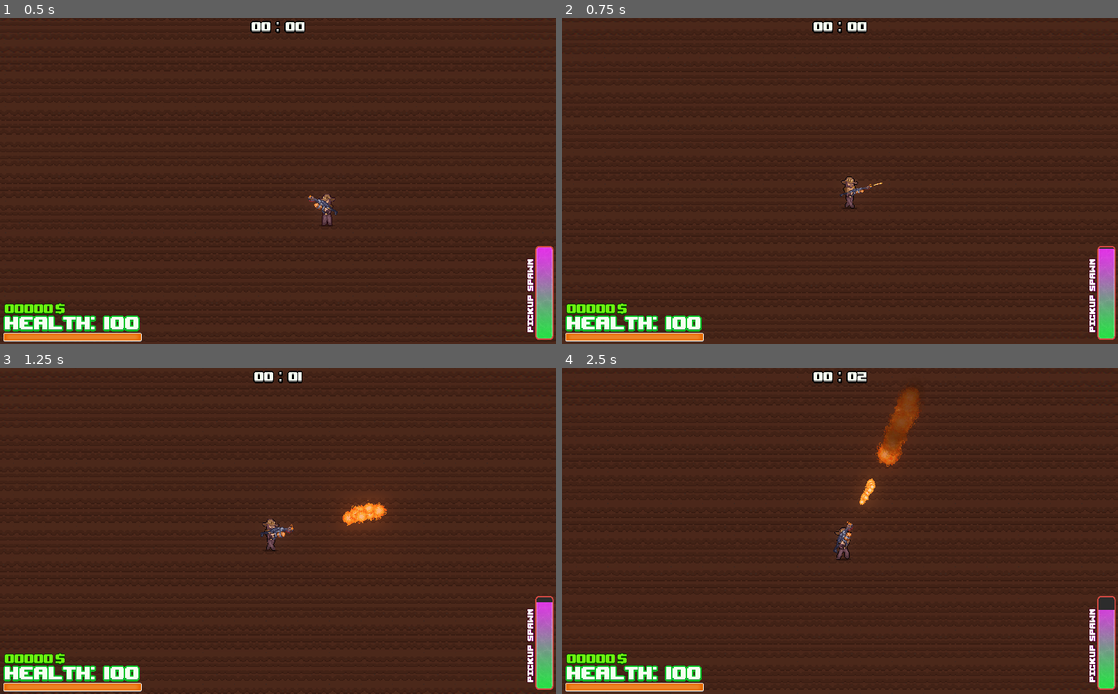
Above: before the commit, frames 1-4 (two rows, left to right).
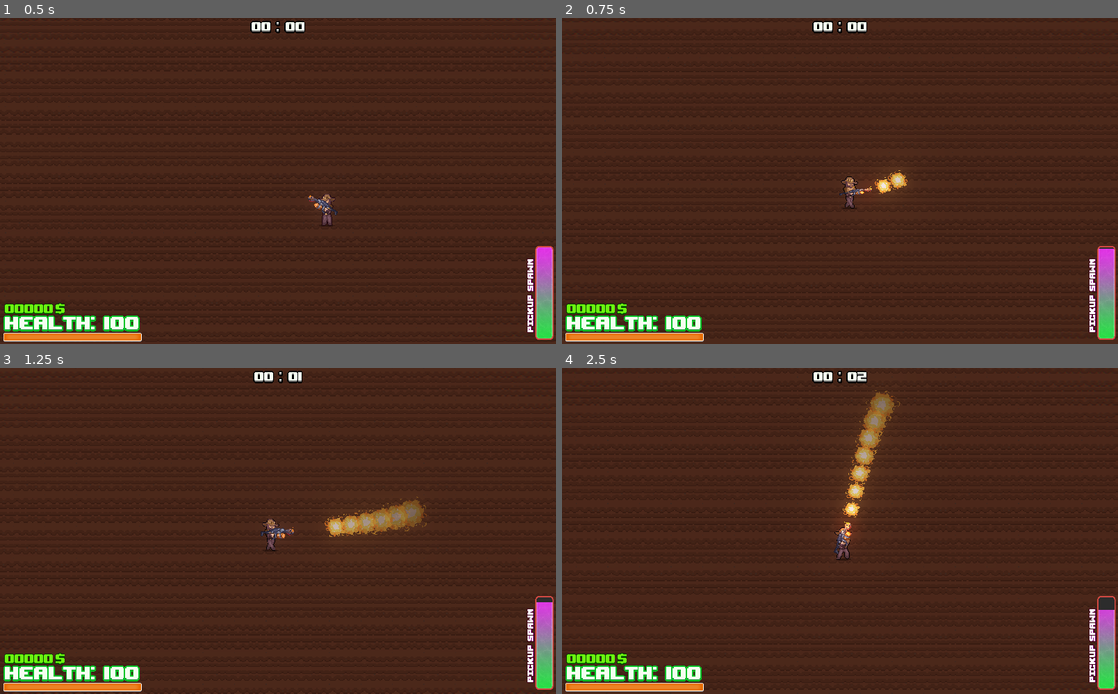
Above: after the commit, the same moments.

Repository: FoggyFella/Wild-Doom
Game: Godot game, scene res://Scenes/World.tscn
Same seed, same stepped clock (60 frames per second), same inputs: the game is played once before the commit and once after it. This scene is started directly instead of the project's main scene.
Inputs (mouse positions are in pixels of both pictures, inside the frame that each line leads up to):
- Up to frame 1 (0.5 s): no input
- Up to frame 2 (0.75 s): tap Enter (ui_accept) at 0.5 s; move the mouse to (962, 164) at 0.52 s; hold D (move_right) from 0.53 s (still down); click (962, 164) at 0.6 s
- Up to frame 3 (1.25 s): keep holding D (move_right); tap Enter (ui_accept) at 0.77 s
- Up to frame 4 (2.5 s): release D (move_right) at 1.25 s; drag from (728, 547) to (851, 527) at 1.27 s; move the mouse to (895, 459) at 2.02 s; hold D (move_right) from 2.03 s (still down); click (895, 459) at 2.1 s

Frame 1 is identical in both runs. In frame 2, 0.3% of the frame differs, in the area x 49-63%, y 46-55%; in frame 3, 1.3%; in frame 4, 2.3%, in the area x 48-65%, y 5-58%.

Commit message:
half-working flamethrower

Diff:
--- a/Scenes/Flamethrower.tscn
+++ b/Scenes/Flamethrower.tscn
@@ -1,11 +1,10 @@
-[gd_scene load_steps=18 format=2]
+[gd_scene load_steps=17 format=2]
 
 [ext_resource path="res://Assets/flamethrower in hands.png" type="Texture" id=1]
 [ext_resource path="res://Assets/flash_shader.gdshader" type="Shader" id=2]
 [ext_resource path="res://Assets/light.png" type="Texture" id=3]
-[ext_resource path="res://Assets/SFX/LargeWeaponFire.wav" type="AudioStream" id=4]
+[ext_resource path="res://Assets/SFX/Flamethrower Shot End 1 - QuickSounds.com.mp3" type="AudioStream" id=4]
 [ext_resource path="res://Scripts/Gun.gd" type="Script" id=5]
-[ext_resource path="res://Scenes/FirethrowerParticles.tscn" type="PackedScene" id=6]
 
 [sub_resource type="AtlasTexture" id=1]
 atlas = ExtResource( 1 )
@@ -88,25 +87,27 @@
 frames = SubResource( 2 )
 offset = Vector2( 65, -27.208 )
 script = ExtResource( 5 )
+should_screenshake = false
 is_a_flamethrower = true
 bullet_health = 10
-starting_damage = 1
-bullet_dissapear_after = 1.0
+starting_damage = 10
+bullet_speed = 400
+bullet_dissapear_after = 0.4
 starting_critchance = 0.0
-starting_firerate = 0.2
-max_firerate = 0.2
+starting_firerate = 0.15
+max_firerate = 0.15
 
 [node name="Position2D" type="Position2D" parent="."]
-position = Vector2( 143.644, -36.6348 )
+position = Vector2( 170.31, -36.6348 )
 scale = Vector2( 0.15, 0.15 )
 
 [node name="Light2D2" type="Light2D" parent="Position2D"]
 material = SubResource( 3 )
-position = Vector2( 0.0280762, 0 )
-scale = Vector2( 0.00101074, 17.858 )
+position = Vector2( -246.516, 0 )
+scale = Vector2( 12.5, 17.858 )
 texture = ExtResource( 3 )
 color = Color( 0.945098, 0.458824, 0.101961, 1 )
-energy = 2.0
+energy = 0.0
 range_item_cull_mask = 6
 
 [node name="shoot1" type="AudioStreamPlayer" parent="."]
@@ -123,18 +124,3 @@
 autoplay = "shoot"
 anims/RESET = SubResource( 4 )
 anims/shoot = SubResource( 5 )
-
-[node name="FlameParticles" parent="." instance=ExtResource( 6 )]
-position = Vector2( 140, -40 )
-scale = Vector2( 10, 10 )
-emitting = false
-
-[node name="FlameAffection" type="Area2D" parent="."]
-position = Vector2( 140, -37.837 )
-scale = Vector2( 1e-05, 1e-05 )
-collision_layer = 4
-collision_mask = 16
-
-[node name="Poly" type="CollisionPolygon2D" parent="FlameAffection"]
-polygon = PoolVector2Array( 0, -2.163, 773.333, -102.163, 773.333, 37.837 )
-disabled = true
--- a/Scenes/Flamethrower_bullet.tscn
+++ b/Scenes/Flamethrower_bullet.tscn
@@ -1,7 +1,6 @@
-[gd_scene load_steps=17 format=2]
+[gd_scene load_steps=14 format=2]
 
 [ext_resource path="res://Assets/fire.png" type="Texture" id=1]
-[ext_resource path="res://Scripts/Bullet_Trail.gd" type="Script" id=2]
 [ext_resource path="res://Scripts/Bullet.gd" type="Script" id=3]
 
 [sub_resource type="AtlasTexture" id=1]
@@ -45,32 +44,27 @@
 } ]
 
 [sub_resource type="RectangleShape2D" id=10]
-extents = Vector2( 4.5, 4.5 )
-
-[sub_resource type="Curve" id=11]
-_data = [ Vector2( 0, 0 ), 0.0, 0.0, 0, 0, Vector2( 1, 0.372727 ), 0.0, 0.0, 0, 0 ]
-
-[sub_resource type="Gradient" id=12]
-colors = PoolColorArray( 0.894531, 0.304492, 0.146759, 1, 0.953125, 0.716938, 0.0893555, 1 )
+extents = Vector2( 4, 4.5 )
 
 [sub_resource type="CircleShape2D" id=13]
-radius = 7.0
+radius = 5.0
 
 [node name="Bullet" type="KinematicBody2D" groups=["player_bullets"]]
+z_index = 1
 collision_layer = 4
-collision_mask = 16
+collision_mask = 0
 script = ExtResource( 3 )
 
 [node name="AnimatedSprite" type="AnimatedSprite" parent="."]
-position = Vector2( -4.76837e-07, -4.76837e-07 )
-scale = Vector2( 0.0885468, 0.0885468 )
+position = Vector2( -9.53674e-07, 9.53674e-07 )
+scale = Vector2( 0.0559921, 0.0559921 )
 frames = SubResource( 9 )
-frame = 1
+frame = 4
 speed_scale = 1.5
 playing = true
 
 [node name="CollisionShape2D" type="CollisionShape2D" parent="."]
-position = Vector2( 0.5, 0.5 )
+position = Vector2( 0, 0.5 )
 shape = SubResource( 10 )
 disabled = true
 
@@ -79,14 +73,6 @@
 scale = Vector2( 0.174269, 0.2 )
 rect = Rect2( -10.26, -10, 22.953, 20 )
 
-[node name="Line2D" type="Line2D" parent="."]
-show_behind_parent = true
-width_curve = SubResource( 11 )
-default_color = Color( 0.913725, 0.643137, 0.0627451, 1 )
-gradient = SubResource( 12 )
-script = ExtResource( 2 )
-lenght = 5.0
-
 [node name="timer_to_dissapear" type="Timer" parent="."]
 one_shot = true
 
@@ -94,9 +80,15 @@
 wait_time = 0.05
 one_shot = true
 
-[node name="Hitbox" type="Area2D" parent="."]
+[node name="FlameAffection" type="Area2D" parent="."]
 collision_layer = 4
 collision_mask = 16
 
-[node name="CollisionShape2D" type="CollisionShape2D" parent="Hitbox"]
+[node name="CollisionShape2D" type="CollisionShape2D" parent="FlameAffection"]
 shape = SubResource( 13 )
+
+[node name="Timer" type="Timer" parent="."]
+wait_time = 0.1
+
+[connection signal="timeout" from="timer_to_dissapear" to="." method="_on_timer_to_dissapear_timeout"]
+[connection signal="timeout" from="Timer" to="." method="_on_Timer_timeout"]
--- a/Scenes/Walker Enemy.tscn
+++ b/Scenes/Walker Enemy.tscn
@@ -266,6 +266,7 @@
 
 [connection signal="timeout" from="reload" to="." method="_on_reload_timeout"]
 [connection signal="timeout" from="bite_timer" to="." method="_on_bite_timer_timeout"]
+[connection signal="area_entered" from="Hitbox" to="." method="_on_Hitbox_area_entered"]
 [connection signal="area_exited" from="Hitbox" to="." method="_on_Hitbox_area_exited"]
 [connection signal="body_entered" from="Hitbox" to="." method="_on_Hitbox_body_entered"]
 [connection signal="body_exited" from="Hitbox" to="." method="_on_Hitbox_body_exited"]
--- a/Scripts/Bullet.gd
+++ b/Scripts/Bullet.gd
@@ -17,6 +17,8 @@
 var time_to_be_gone = 3
 
 func _ready():
+	if is_flamethrower:
+		$Timer.start()
 	if !is_flamethrower:
 		get_node(bullet_sprite+"Bullet").visible = true
 	percentages[0] = 1.0 - Global.stats["player_crit_chance"]
@@ -41,13 +43,21 @@
 
 func _physics_process(delta):
 	#damage = Global.stats["player_damagey"]
-	velocity += Vector2(bullet_speed*delta,0).rotated(rotation)
+	if !is_flamethrower:
+		velocity += Vector2(bullet_speed*delta,0).rotated(rotation)
+	elif is_flamethrower:
+		var tween = create_tween()
+		scale += Vector2(0.05,0.05)
+		$AnimatedSprite.rotation_degrees += rand_range(-3,3)
+		tween.tween_property(self,"modulate",Color(0,0,0,0),1.2)
+		velocity = Vector2(bullet_speed*delta,0).rotated(rotation)
 	var info = move_and_collide(velocity)
-	if is_flamethrower:
-		var enemies = $Hitbox.get_overlapping_bodies()
-		if !enemies.empty():
-			for enemy in enemies:
-				enemy.burn(5,1,5)
+#	if is_flamethrower:
+#		var enemies = $Hitbox.get_overlapping_bodies()
+#		if !enemies.empty():
+#			for enemy in enemies:
+#				enemy.take_damage(damage,false,false)
+#				enemy.burn(5,1,5)
 #	for i in get_slide_count():
 #		var collision = get_slide_collision(i)
 #		if collision.get_collider().has_method("take_damage"):
@@ -75,3 +85,8 @@
 func become_ghost():
 	$CollisionShape2D.set_deferred("disabled",true)
 	ghost = true
+
+
+func _on_Timer_timeout():
+	if damage > 5:
+		damage -= 1
--- a/Scripts/Enemy.gd
+++ b/Scripts/Enemy.gd
@@ -248,4 +248,12 @@
 
 func _on_Hitbox_area_exited(area):
 	if area.name == "FlameAffection":
-		$time_to_catch_on_fire.stop()
+		area.call_deferred("set_monitorable",true)
+		area.call_deferred("set_monitoring",true)
+
+func _on_Hitbox_area_entered(area):
+	if area.name == "FlameAffection":
+		area.call_deferred("set_monitorable",false)
+		area.call_deferred("set_monitoring",false)
+		take_damage(area.get_parent().damage,false,false)
+		burn(5,1,5)
--- a/Scripts/Gun.gd
+++ b/Scripts/Gun.gd
@@ -7,13 +7,12 @@
 var can_fire = true
 var bullet = preload("res://Scenes/Bullet.tscn")
 var flame = preload("res://Scenes/Flamethrower_bullet.tscn")
-var flame_effect = preload("res://Scenes/FirethrowerParticles.tscn")
 var rots = [0]
 var look_vec = null
 var firerate = 0.66
 var sprite_size = 0
-var is_firing = false
 
+export var should_screenshake:bool = true
 export var is_a_flamethrower:bool = false
 export var bullet_sprite:String = "Pistol"
 export var bullet_health:int = 1
@@ -42,36 +41,30 @@
 func _physics_process(delta):
 	look_vec = get_global_mouse_position() - global_position
 	rotation = atan2(look_vec.y,look_vec.x)
-	if is_a_flamethrower:
-		if $FlameAffection/Poly.disabled == false:
-			var enemies = $FlameAffection.get_overlapping_bodies()
-			if !enemies.empty():
-				for enemy in enemies:
-					enemy.take_damage(1,false,false)
-					if enemy.time_to_cwatch_on_fire.is_stopped():
-						enemy.time_to_catch_on_fire.start()
 	if abs(rotation_degrees) > 88:
 		scale.y = lerp(scale.y,-sprite_size,0.1)
 		#scale.y = -1
 	else:
 		scale.y = lerp(scale.y,sprite_size,0.1)
 
-	if !is_a_flamethrower:
-		if Input.is_action_pressed("fire"):
-			fire()
-	elif is_a_flamethrower:
-		if Input.is_action_just_pressed("fire"):
-			flamethrower_fire()
-		if Input.is_action_just_released("fire"):
-			stop_fire()
+	if Input.is_action_pressed("fire"):
+		fire()
+
 func fire():
 	var rotation_my = 0
-	rots = Global.stats["player_bullets"]
+	if !is_a_flamethrower:
+		rots = Global.stats["player_bullets"]
+	if is_a_flamethrower:
+		rots = [0,0,0,0,0,0,0,0,0,0,0]
 	if can_fire:
+		var counta = 0
+		if is_a_flamethrower:
+			bullet = flame
 		can_fire = false
 		randomize()
-		player.camera.RANDOM_SHAKE_STRENGTH = 2.5
-		player.camera.apply_random_shake()
+		if should_screenshake:
+			player.camera.RANDOM_SHAKE_STRENGTH = 2.5
+			player.camera.apply_random_shake()
 		var bullet_keep = rots
 		var random_bullet_pattern = null
 		if !bullets_rotations_rand.empty():
@@ -91,14 +84,16 @@
 		tween.set_ease(Tween.EASE_OUT).set_trans(Tween.TRANS_CUBIC)
 		tween.parallel().tween_property(get_parent(),"rotation_degrees",rotation_my,0.05)
 		tween.tween_property($Position2D/Light2D2,"energy",2.0,0.1)
-		tween.tween_interval(0.05)
-		tween.parallel().tween_property($Position2D/Light2D2,"energy",0.0,0.1)
-		tween.tween_property(get_parent(),"rotation_degrees",0.0,0.2)
+		if !is_a_flamethrower:
+			tween.tween_interval(0.05)
+			tween.parallel().tween_property($Position2D/Light2D2,"energy",0.0,0.1)
+			tween.tween_property(get_parent(),"rotation_degrees",0.0,0.2)
 		randomize()
 		var random_numbah = int(rand_range(1,2))
 		get_node("shoot" + str(random_numbah)).pitch_scale = rand_range(0.85,1.3)
 		get_node("shoot" + str(random_numbah)).play()
 		for i in range(bullet_keep.size()):
+			counta += 1
 			var bullet_instance = bullet.instance()
 			bullet_instance.global_rotation = global_rotation + bullet_keep[i]
 			bullet_instance.global_position = $Position2D.global_position
@@ -108,49 +103,15 @@
 			bullet_instance.bullet_sprite = bullet_sprite
 			bullet_instance.time_to_be_gone = bullet_dissapear_after
 			get_tree().current_scene.get_node("Player_Bullets").add_child(bullet_instance)
+			if is_a_flamethrower and counta == 1:
+				bullet_instance.queue_free()
+			if is_a_flamethrower:
+				yield(get_tree().create_timer(0.05),"timeout")
 		gun_timeout.start(firerate)
-
-func flamethrower_fire():
-	rots = Global.stats["player_bullets"]
-	$FlameParticles.emitting = true
-	$FlameAffection/Poly.disabled = false
-	#if !is_firing:
-	var tween = create_tween()
-	#is_firing = true
-	tween.tween_property($FlameAffection,"scale",Vector2(1,1),0.5)
-#	if can_fire:
-#		bullet = flame
-#		can_fire = false
-#		randomize()
-#		player.camera.RANDOM_SHAKE_STRENGTH = 2.5
-#		player.camera.apply_random_shake()
-#		var bullet_keep = rots
-#		var tween = create_tween()
-#		tween.set_ease(Tween.EASE_OUT).set_trans(Tween.TRANS_CUBIC)
-#		tween.tween_property($Position2D/Light2D2,"energy",2.0,0.1)
-#		tween.tween_interval(0.05)
-#		tween.parallel().tween_property($Position2D/Light2D2,"energy",0.0,0.1)
-#		randomize()
-#		var random_numbah = int(rand_range(1,2))
-#		get_node("shoot" + str(random_numbah)).pitch_scale = rand_range(0.85,1.3)
-#		get_node("shoot" + str(random_numbah)).play()
-#		for i in range(bullet_keep.size()):
-#			var bullet_instance = bullet.instance()
-#			bullet_instance.is_flamethrower = is_a_flamethrower
-#			bullet_instance.global_rotation = global_rotation + bullet_keep[i]
-#			bullet_instance.global_position = $Position2D.global_position
-#			bullet_instance.health = bullet_health
-#			bullet_instance.bullet_speed = bullet_speed
-#			bullet_instance.time_to_be_gone = bullet_dissapear_after
-#			get_tree().current_scene.get_node("Player_Bullets").add_child(bullet_instance)
-#		gun_timeout.start(firerate)
-
-func stop_fire():
-	#is_firing = false
-	var tween = create_tween()
-	tween.tween_property($FlameAffection,"scale",Vector2(0,0),0.5)
-	$FlameParticles.emitting = false
-	$FlameAffection/Poly.disabled = true
+		if is_a_flamethrower:
+			var tween2 = create_tween()
+			tween2.parallel().tween_property($Position2D/Light2D2,"energy",0.0,0.1)
+			tween2.tween_property(get_parent(),"rotation_degrees",0.0,0.2)
 
 func update_self_stats():
 	print(Global.stats["player_firerate"])
Not shown, added: Assets/SFX/Flamethrower Shot End 1 - QuickSounds.com.mp3.import
Not shown, added: Assets/SFX/Flamethrower Shot End 1 - QuickSounds.com.mp3
